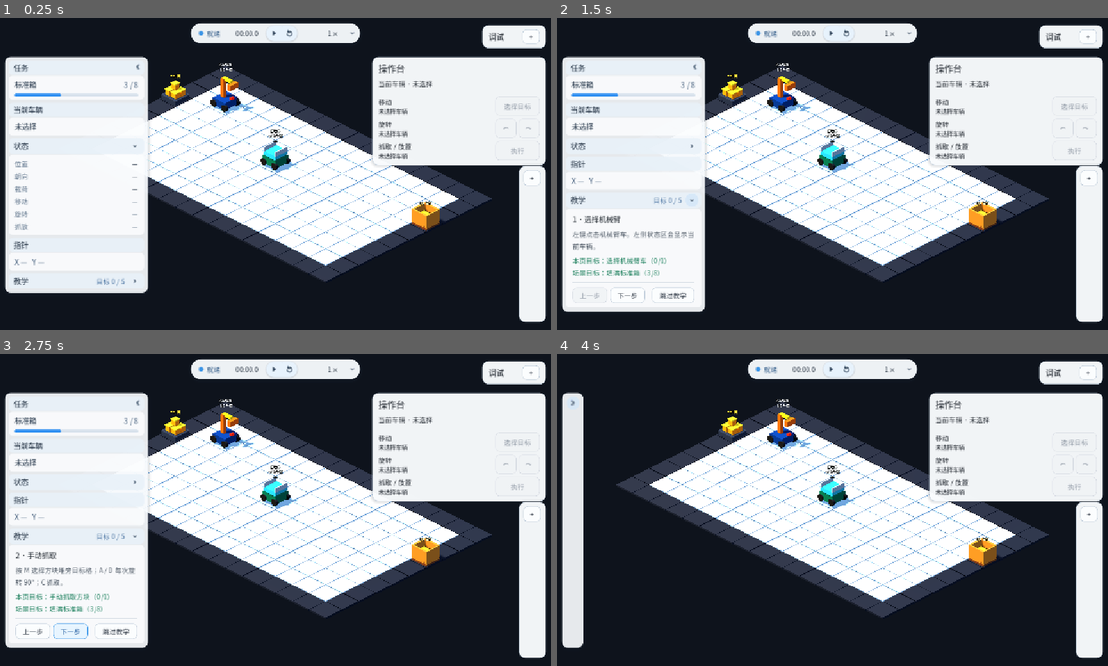
Above: before the commit, frames 1-4 (two rows, left to right).
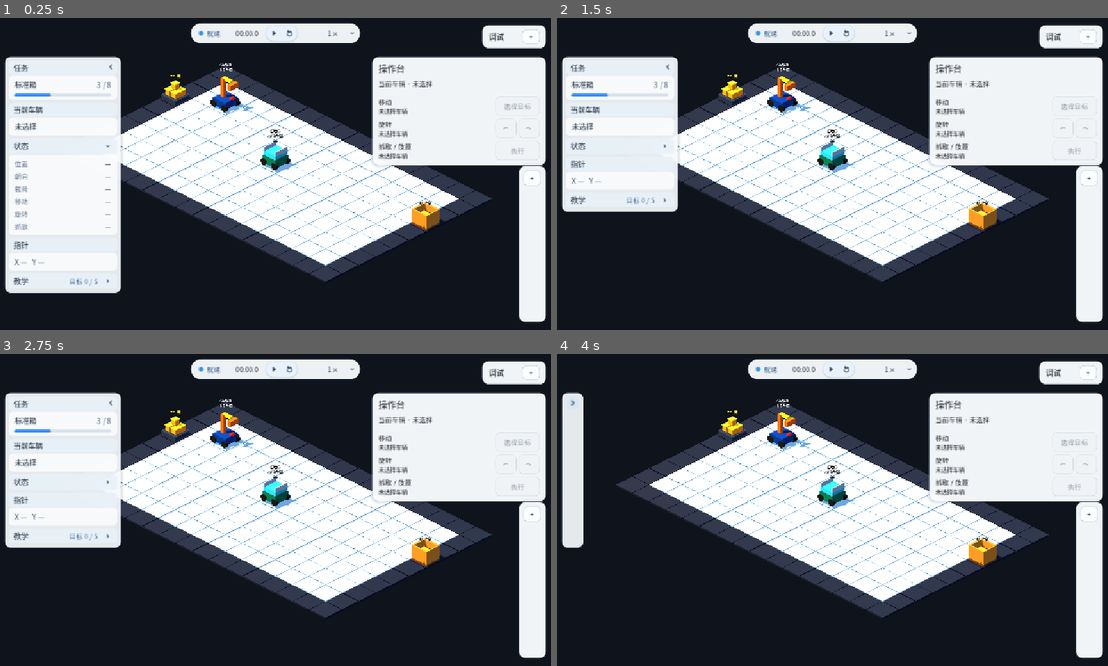
Above: after the commit, the same moments.

Repository: Ri0n72Y/automata
Game: Godot game, scene res://scenes/scene_01/scene_01_basic_packing.tscn
The game is run twice, just before and just after one commit, with the same random seed, the same clock (stepped at 60 frames per second) and the same inputs.
Inputs (mouse positions are in pixels of both pictures, inside the frame that each line leads up to; where the layout moved, square brackets give the same spot in the first picture):
- Up to frame 1 (0.25 s): no input
- Up to frame 2 (1.5 s): click (667, 145) [689, 145] at 0.5 s; click (689, 198) at 1.27 s
- Up to frame 3 (2.75 s): click (71, 631) at 2 s, where only the run before the commit has a clickable "下一步"
- Up to frame 4 (4 s): click (590, 631) at 2.75 s, where only the run before the commit has a clickable "上一步"; click (667, 403) [694, 403] at 3.5 s

The runs differ from the first frame. In frame 1, 3.4% of the frame differs, in the area x 9-28%, y 12-89%; in frame 2, 11%, in the area x 0-28%, y 12-95%; in frame 3, 11%; in frame 4, 1.3%.

Commit message:
fix(ui): compact Scene 01 sidebar to 240px

Diff:
--- a/scenes/scene_01/components/scene_01_hud.tscn
+++ b/scenes/scene_01/components/scene_01_hud.tscn
@@ -61,9 +61,9 @@
 border_width_right = 1
 border_width_bottom = 1
 border_color = Color(0.76, 0.81, 0.86, 0.9)
-content_margin_left = 10.0
+content_margin_left = 6.0
 content_margin_top = 5.0
-content_margin_right = 10.0
+content_margin_right = 6.0
 content_margin_bottom = 5.0
 corner_radius_top_left = 8
 corner_radius_top_right = 8
@@ -77,9 +77,9 @@
 border_width_right = 1
 border_width_bottom = 1
 border_color = Color(0.26, 0.61, 0.92, 0.95)
-content_margin_left = 10.0
+content_margin_left = 6.0
 content_margin_top = 5.0
-content_margin_right = 10.0
+content_margin_right = 6.0
 content_margin_bottom = 5.0
 corner_radius_top_left = 8
 corner_radius_top_right = 8
@@ -93,9 +93,9 @@
 border_width_right = 1
 border_width_bottom = 1
 border_color = Color(0.1, 0.47, 0.86, 1)
-content_margin_left = 10.0
+content_margin_left = 6.0
 content_margin_top = 5.0
-content_margin_right = 10.0
+content_margin_right = 6.0
 content_margin_bottom = 5.0
 corner_radius_top_left = 8
 corner_radius_top_right = 8
@@ -109,9 +109,9 @@
 border_width_right = 1
 border_width_bottom = 1
 border_color = Color(0.84, 0.86, 0.89, 0.75)
-content_margin_left = 10.0
+content_margin_left = 6.0
 content_margin_top = 5.0
-content_margin_right = 10.0
+content_margin_right = 6.0
 content_margin_bottom = 5.0
 corner_radius_top_left = 8
 corner_radius_top_right = 8
@@ -151,7 +151,7 @@
 layout_mode = 0
 offset_left = 16.0
 offset_top = 82.0
-offset_right = 336.0
+offset_right = 256.0
 offset_bottom = 82.0
 mouse_filter = 0
 theme_override_styles/panel = SubResource("StyleBoxFlat_sidebar_shell")
@@ -160,9 +160,9 @@
 unique_name_in_owner = true
 z_index = 2
 layout_mode = 0
-offset_left = 302.0
+offset_left = 222.0
 offset_top = 90.0
-offset_right = 328.0
+offset_right = 248.0
 offset_bottom = 116.0
 focus_mode = 0
 mouse_filter = 0
@@ -572,9 +572,9 @@
 [node name="TutorialContentMargin" type="MarginContainer" parent="RootControl/SidebarPanel/Margin/SidebarScroll/Sidebar/TutorialSection/TutorialBody"]
 unique_name_in_owner = true
 layout_mode = 2
-theme_override_constants/margin_left = 14
+theme_override_constants/margin_left = 10
 theme_override_constants/margin_top = 10
-theme_override_constants/margin_right = 14
+theme_override_constants/margin_right = 10
 theme_override_constants/margin_bottom = 10
 
 [node name="VBox" type="VBoxContainer" parent="RootControl/SidebarPanel/Margin/SidebarScroll/Sidebar/TutorialSection/TutorialBody/TutorialContentMargin"]
@@ -611,7 +611,7 @@
 
 [node name="PreviousButton" type="Button" parent="RootControl/SidebarPanel/Margin/SidebarScroll/Sidebar/TutorialSection/TutorialBody/TutorialContentMargin/VBox/ButtonRow"]
 unique_name_in_owner = true
-custom_minimum_size = Vector2(72, 32)
+custom_minimum_size = Vector2(54, 32)
 layout_mode = 2
 text = "上一步"
 theme_override_styles/normal = SubResource("StyleBoxFlat_tutorial_button_normal")
@@ -623,7 +623,7 @@
 
 [node name="NextButton" type="Button" parent="RootControl/SidebarPanel/Margin/SidebarScroll/Sidebar/TutorialSection/TutorialBody/TutorialContentMargin/VBox/ButtonRow"]
 unique_name_in_owner = true
-custom_minimum_size = Vector2(72, 32)
+custom_minimum_size = Vector2(54, 32)
 layout_mode = 2
 text = "下一步"
 theme_override_styles/normal = SubResource("StyleBoxFlat_tutorial_button_normal")
@@ -639,7 +639,7 @@
 
 [node name="SkipButton" type="Button" parent="RootControl/SidebarPanel/Margin/SidebarScroll/Sidebar/TutorialSection/TutorialBody/TutorialContentMargin/VBox/ButtonRow"]
 unique_name_in_owner = true
-custom_minimum_size = Vector2(88, 32)
+custom_minimum_size = Vector2(72, 32)
 layout_mode = 2
 text = "跳过教学"
 theme_override_styles/normal = SubResource("StyleBoxFlat_tutorial_button_normal")
--- a/scripts/scene_01/scene_01_ui_layout_metrics.gd
+++ b/scripts/scene_01/scene_01_ui_layout_metrics.gd
@@ -11,9 +11,7 @@
 const RIGHT_RAIL_SECTION_GAP := 8.0
 
 const REFERENCE_VIEWPORT_WIDTH := 2264.0
-const REFERENCE_LEFT_RAIL_WIDTH := 300.0
-const LEFT_RAIL_WIDTH_PROPORTION := REFERENCE_LEFT_RAIL_WIDTH / REFERENCE_VIEWPORT_WIDTH
-const LEFT_RAIL_MIN_WIDTH := 296.0
+const REFERENCE_LEFT_RAIL_WIDTH := 240.0
 const LEFT_RAIL_COLLAPSED_WIDTH := 44.0
 
 const PROGRAM_COLLAPSED_WIDTH := 56.0
@@ -22,8 +20,8 @@
 const PROGRAM_WIDE_WIDTH := 460.0
 
 
-static func left_rail_width(viewport_width: float) -> float:
-	return maxf(roundf(viewport_width * LEFT_RAIL_WIDTH_PROPORTION), LEFT_RAIL_MIN_WIDTH)
+static func left_rail_width(_viewport_width: float) -> float:
+	return REFERENCE_LEFT_RAIL_WIDTH
 
 
 static func left_sidebar_max_height(viewport_height: float) -> float:
--- a/tests/scene_01/scene_01_sidebar_ui_contract_test.gd
+++ b/tests/scene_01/scene_01_sidebar_ui_contract_test.gd
@@ -121,9 +121,19 @@
 		await process_frame
 		_expect_near(
 			sidebar.size.x,
+			LayoutMetrics.REFERENCE_LEFT_RAIL_WIDTH,
+			2.0,
+			"Expanded Sidebar should stay at the compact 240px production width."
+		)
+		_expect_near(
 			LayoutMetrics.left_rail_width(float(viewport_size.x)),
-			2.0,
-			"Expanded Sidebar width should follow the reference-derived shared metric."
+			LayoutMetrics.REFERENCE_LEFT_RAIL_WIDTH,
+			0.1,
+			"Shared layout metrics should not re-expand the Sidebar at common viewport widths."
+		)
+		_expect_true(
+			sidebar.get_combined_minimum_size().x <= LayoutMetrics.REFERENCE_LEFT_RAIL_WIDTH + 1.0,
+			"Sidebar child minimum sizes must not silently expand the 240px rail."
 		)
 
 	viewport.size = Vector2i(1280, 720)
@@ -164,6 +174,16 @@
 	_expect_tutorial_button_geometry(tutorial_previous)
 	_expect_tutorial_button_geometry(tutorial_next)
 	_expect_tutorial_button_geometry(tutorial_skip)
+	var tutorial_button_row := tutorial_previous.get_parent() as HBoxContainer
+	_expect_true(
+		tutorial_button_row != null
+		and tutorial_button_row.get_combined_minimum_size().x <= (
+			LayoutMetrics.REFERENCE_LEFT_RAIL_WIDTH
+			- 2.0 * 8.0
+			- 2.0 * float(tutorial_content_margin.get_theme_constant("margin_left"))
+		),
+		"Tutorial navigation minimum width should fit inside the 240px Sidebar."
+	)
 	_expect_true(
 		tutorial_content_margin.get_theme_constant("margin_left") >= 14
 		and tutorial_content_margin.get_theme_constant("margin_right") >= 14
@@ -247,8 +267,8 @@
 		return
 	var normal_margins := _style_margins(normal_style)
 	_expect_true(
-		normal_style.content_margin_left >= 10.0
-		and normal_style.content_margin_right >= 10.0
+		normal_style.content_margin_left >= 6.0
+		and normal_style.content_margin_right >= 6.0
 		and normal_style.content_margin_top >= 5.0
 		and normal_style.content_margin_bottom >= 5.0,
 		"Tutorial navigation button text should have stable internal padding."
